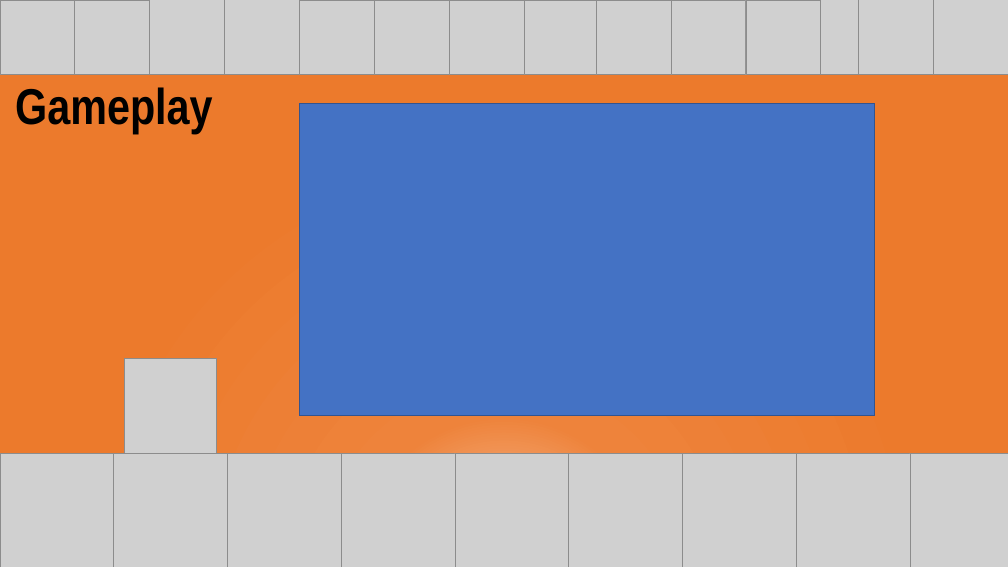
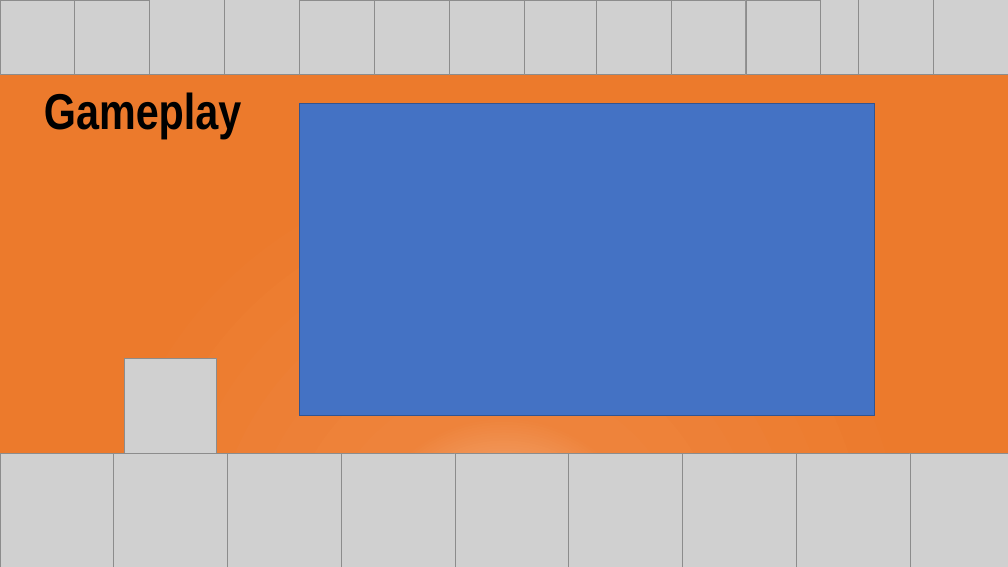
Before and after one commit to UoSGroupProjects1819/mgp-team-13, a slide deck: slide 4 of Presentations/Group 13 Level 4 & 5 Presentation.pptx. Drawn at 1008x567 pixels with LibreOffice and Linux fonts; fonts in the diff are those of the drawing; grey boxes stand for pictures. Boxes give left, top, right and bottom in pixels: in the first picture for what was removed or moved away, otherwise in the second. Text is boxed around its words. In the diff, an @@ line names an element or a change of style, - is before the commit and + after.

```diff
--- a/Presentations/Group 13 Level 4 & 5 Presentation.pptx
+++ b/Presentations/Group 13 Level 4 & 5 Presentation.pptx
@@ text "Gameplay": place and size @@
-text "Gameplay" at [15,87,212,134]
+text "Gameplay" at [44,92,241,139]
```
Also in this commit, not shown: 4 other slides changed.
